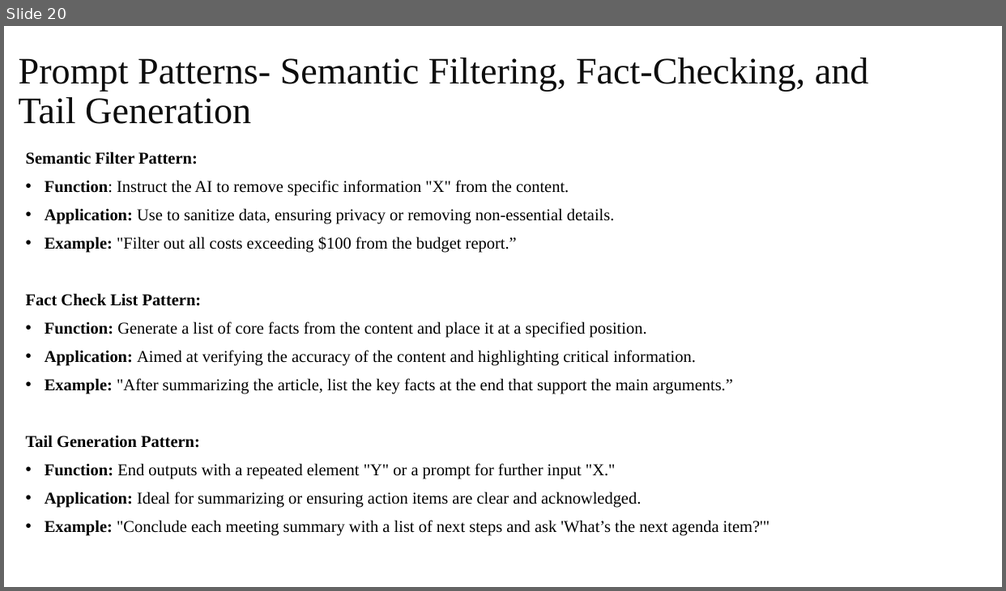
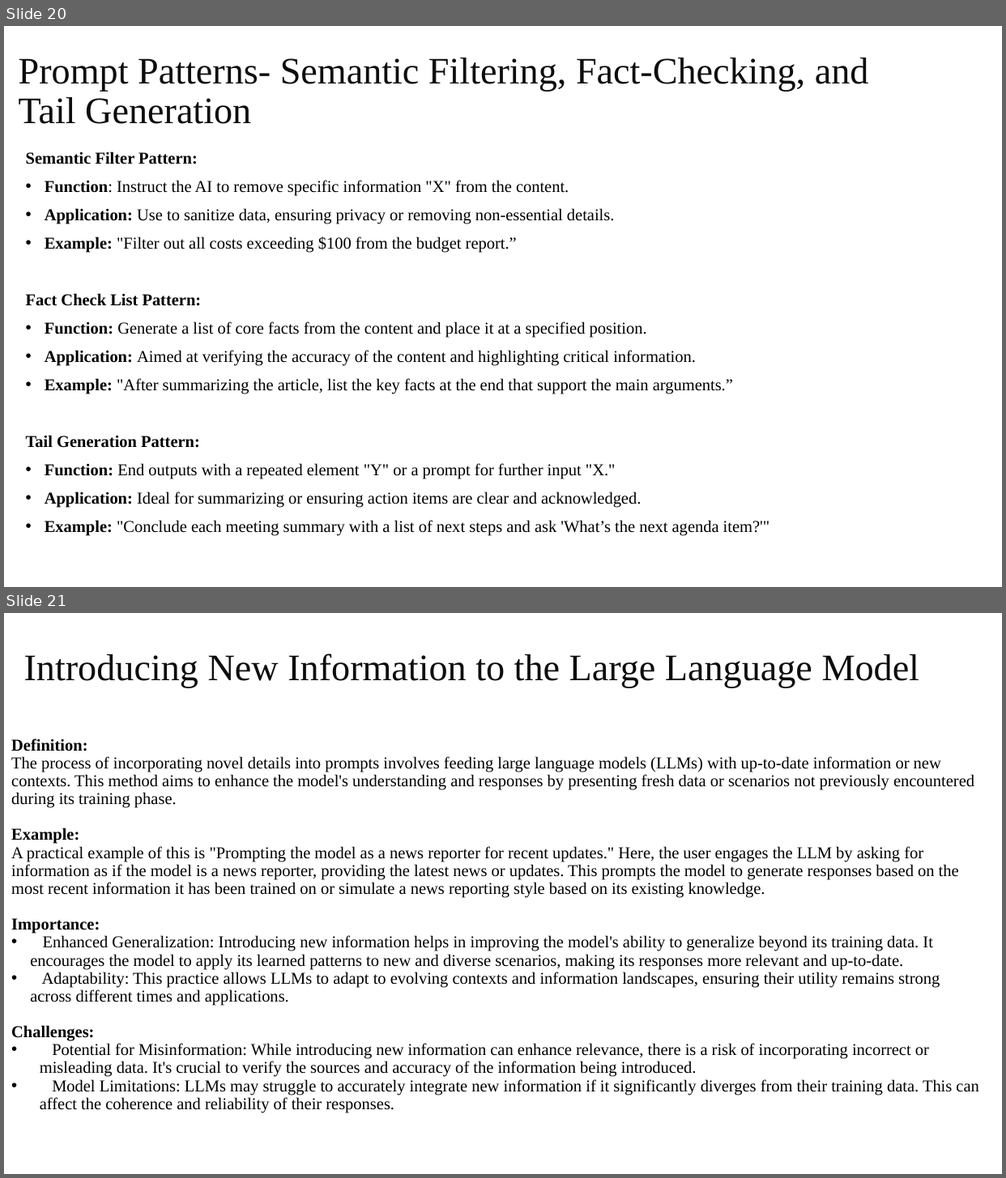
Before and after one commit to Humanitariansai/OPT, a slide deck: PROMPT_ENGINEERING_AND_AI/LLM-Intro_Prompting-SlideDecks_Videos_Quizzes/Introduction to LLMs and Prompting_Module1.pptx. Shown one above the other, each under a label of ours: slide 20 before the commit, slides 20 and 21 after it. The pictures are 1006x591 and 1006x1178 pixels, drawn with LibreOffice and Linux fonts; fonts in the diff are those of the drawing. Boxes give left, top, right and bottom in pixels: in the first picture for what was removed or moved away, otherwise in the second. Text is boxed around its words. In the diff, an @@ line names an element or a change of style, - is before the commit and + after.

```diff
--- a/PROMPT_ENGINEERING_AND_AI/LLM-Intro_Prompting-SlideDecks_Videos_Quizzes/Introduction to LLMs and Prompting_Module1.pptx
+++ b/PROMPT_ENGINEERING_AND_AI/LLM-Intro_Prompting-SlideDecks_Videos_Quizzes/Introduction to LLMs and Prompting_Module1.pptx
@@ slide 21 added at (4, 613, 1002, 1174), background #FFFFFF @@
@@ title added at (24, 653, 920, 688), 36 pt, text #0D0D0D @@
+Introducing New Information to the Large Language Model
@@ text added at (11, 739, 978, 1114), 16 pt, text #000000 @@
+Definition:
+The process of incorporating novel details into prompts involves feeding large language models (LLMs) with up-to-date information or new contexts. This method aims to enhance the model's understanding and responses by presenting fresh data or scenarios not previously encountered during its training phase.
+Example:
+A practical example of this is "Prompting the model as a news reporter for recent updates." Here, the user engages the LLM by asking for information as if the model is a news reporter, providing the latest news or updates. This prompts the model to generate responses based on the most recent information it has been trained on or simulate a news reporting style based on its existing knowledge.
+Importance:
+• Enhanced Generalization: Introducing new information helps in improving the model's ability to generalize beyond its training data. It encourages the model to apply its learned patterns to new and diverse scenarios, making its responses more relevant and up-to-date.
+• Adaptability: This practice allows LLMs to adapt to evolving contexts and information landscapes, ensuring their utility remains strong across different times and applications.
+Challenges:
+• Potential for Misinformation: While introducing new information can enhance relevance, there is a risk of incorporating incorrect or misleading data. It's crucial to verify the sources and accuracy of the information being introduced.
+• Model Limitations: LLMs may struggle to accurately integrate new information if it significantly diverges from their training data. This can affect the coherence and reliability of their responses.
```
Also in this commit, not shown: 11 slides changed, 6 other slides added, 4 slides removed.
